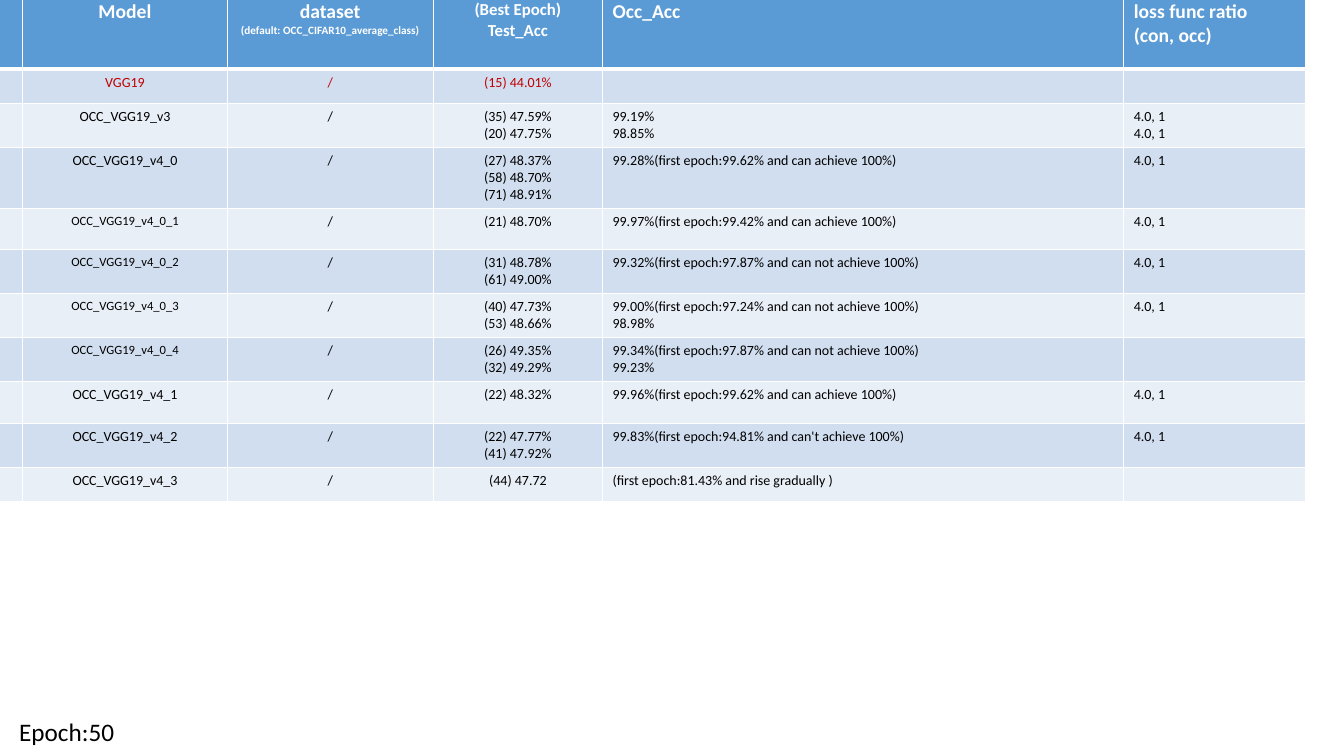
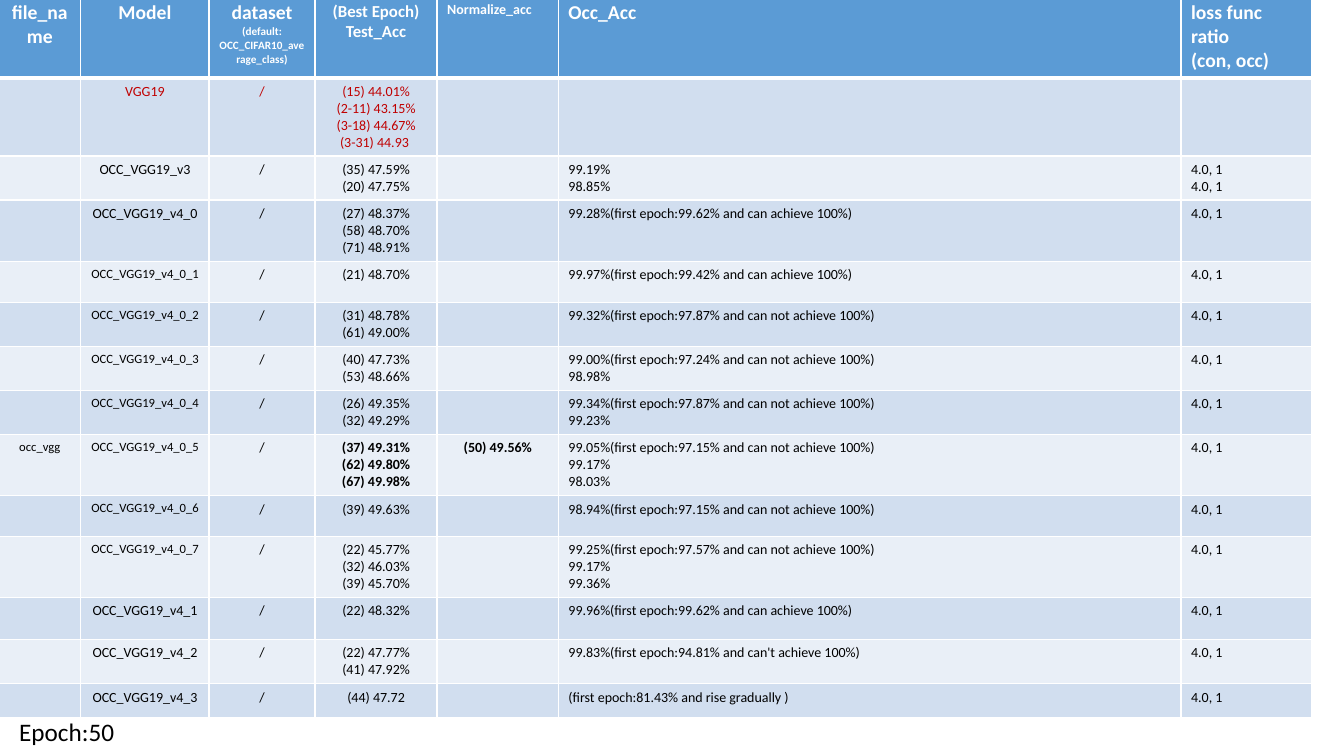
Before and after one commit to ZucchiniTang/Assistant_Unit, a slide deck: slide 20 of Graph.pptx (slide 15 before the commit). Drawn at 1344x756 pixels with LibreOffice and Linux fonts; fonts in the diff are those of the drawing. Boxes give left, top, right and bottom in pixels: in the first picture for what was removed or moved away, otherwise in the second. Text is boxed around its words. In the diff, an @@ line names an element or a change of style, - is before the commit and + after.

```diff
--- a/Graph.pptx
+++ b/Graph.pptx
@@ table at [0, 0, 1311, 756] @@
- | Model | dataset / (default: OCC_CIFAR10_average_class) | (Best Epoch) Test_Acc | Occ_Acc | loss func ratio / (con, occ)
- | VGG19 | / | (15) 44.01% |  | 
- | OCC_VGG19_v3 | / | (35) 47.59% / (20) 47.75% | 99.19% / 98.85% | 4.0, 1 / 4.0, 1
- | OCC_VGG19_v4_0 | / | (27) 48.37% / (58) 48.70% / (71) 48.91% | 99.28%(first epoch:99.62% and can achieve 100%) | 4.0, 1
- | OCC_VGG19_v4_0_1 | / | (21) 48.70% | 99.97%(first epoch:99.42% and can achieve 100%) | 4.0, 1
- | OCC_VGG19_v4_0_2 | / | (31) 48.78% / (61) 49.00% | 99.32%(first epoch:97.87% and can not achieve 100%) | 4.0, 1
- | OCC_VGG19_v4_0_3 | / | (40) 47.73% / (53) 48.66% | 99.00%(first epoch:97.24% and can not achieve 100%) / 98.98% | 4.0, 1
- | OCC_VGG19_v4_0_4 | / | (26) 49.35% / (32) 49.29% | 99.34%(first epoch:97.87% and can not achieve 100%) / 99.23% | 
- | OCC_VGG19_v4_1 | / | (22) 48.32% | 99.96%(first epoch:99.62% and can achieve 100%) | 4.0, 1
- | OCC_VGG19_v4_2 | / | (22) 47.77% / (41) 47.92% | 99.83%(first epoch:94.81% and can't achieve 100%) | 4.0, 1
- | OCC_VGG19_v4_3 | / | (44) 47.72 | (first epoch:81.43% and rise gradually ) | 
+file_name | Model | dataset / (default: OCC_CIFAR10_average_class) | (Best Epoch) Test_Acc | Normalize_acc | Occ_Acc | loss func ratio / (con, occ)
+ | VGG19 | / | (15) 44.01% / (2-11) 43.15% / (3-18) 44.67% / (3-31) 44.93 |  |  | 
+ | OCC_VGG19_v3 | / | (35) 47.59% / (20) 47.75% |  | 99.19% / 98.85% | 4.0, 1 / 4.0, 1
+ | OCC_VGG19_v4_0 | / | (27) 48.37% / (58) 48.70% / (71) 48.91% |  | 99.28%(first epoch:99.62% and can achieve 100%) | 4.0, 1
+ | OCC_VGG19_v4_0_1 | / | (21) 48.70% |  | 99.97%(first epoch:99.42% and can achieve 100%) | 4.0, 1
+ | OCC_VGG19_v4_0_2 | / | (31) 48.78% / (61) 49.00% |  | 99.32%(first epoch:97.87% and can not achieve 100%) | 4.0, 1
+ | OCC_VGG19_v4_0_3 | / | (40) 47.73% / (53) 48.66% |  | 99.00%(first epoch:97.24% and can not achieve 100%) / 98.98% | 4.0, 1
+ | OCC_VGG19_v4_0_4 | / | (26) 49.35% / (32) 49.29% |  | 99.34%(first epoch:97.87% and can not achieve 100%) / 99.23% | 4.0, 1
+occ_vgg | OCC_VGG19_v4_0_5 | / | (37) 49.31% / (62) 49.80% / (67) 49.98% | (50) 49.56% | 99.05%(first epoch:97.15% and can not achieve 100%) / 99.17% / 98.03% | 4.0, 1
+ | OCC_VGG19_v4_0_6 | / | (39) 49.63% |  | 98.94%(first epoch:97.15% and can not achieve 100%) | 4.0, 1
+ | OCC_VGG19_v4_0_7 | / | (22) 45.77% / (32) 46.03% / (39) 45.70% |  | 99.25%(first epoch:97.57% and can not achieve 100%) / 99.17% / 99.36% | 4.0, 1
+ | OCC_VGG19_v4_1 | / | (22) 48.32% |  | 99.96%(first epoch:99.62% and can achieve 100%) | 4.0, 1
+ | OCC_VGG19_v4_2 | / | (22) 47.77% / (41) 47.92% |  | 99.83%(first epoch:94.81% and can't achieve 100%) | 4.0, 1
+ | OCC_VGG19_v4_3 | / | (44) 47.72 |  | (first epoch:81.43% and rise gradually ) | 4.0, 1
@@ table: place and size @@
-table at [0, 0, 1307, 495]
+table at [0, 0, 1311, 756]
```
Also in this commit, not shown: 4 other slides changed, 13 slides added, 1 slide removed.
